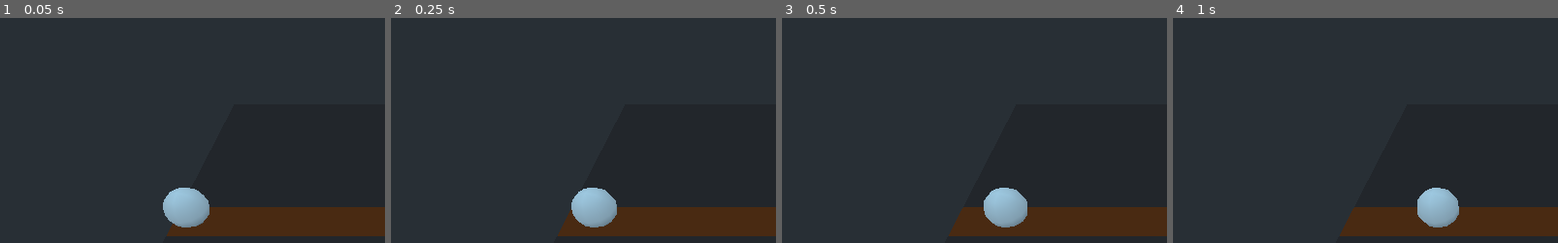
Above: before the commit, frames 1-4 (left to right).
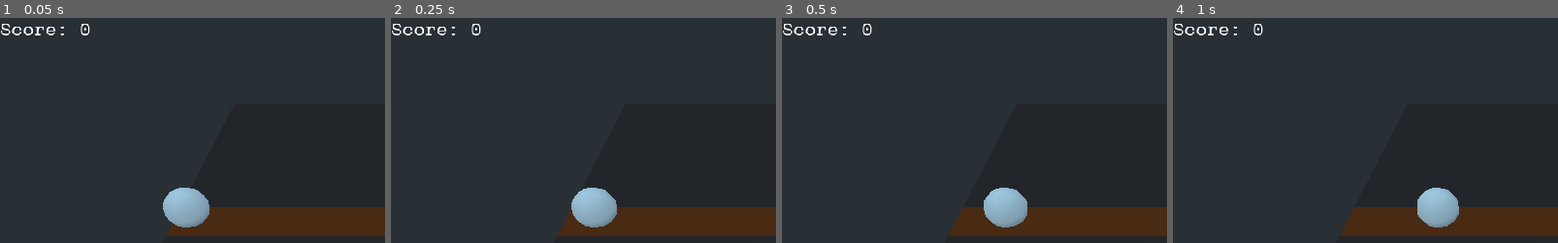
Above: after the commit, the same moments.

Repository: doctor-g/LD51
Game: Godot game, scene res://World.tscn
The game is run twice, just before and just after one commit, with the same random seed, the same clock (stepped at 60 frames per second) and the same inputs.
Inputs (mouse positions are % of the whole screen's width and height, from its top left):
- Up to frame 1 (0.05 s): no input
- Up to frame 2 (0.25 s): no input
- Up to frame 3 (0.5 s): no input
- Up to frame 4 (1 s): move the mouse to (72, 45) at 0.52 s; click (72, 45) at 0.67 s
The pictures show only the part of the screen within x 0-50%, y 0-50%; the shares and areas given below are measured in that part.

The runs differ from the first frame. In frame 1, 0.4% of the frame differs, in the area x 0-24%, y 2-8%; in frame 2, 0.4%; in frame 3, 0.4%; in frame 4, 0.4%.

Commit message:
Show points earned for destroying evil sphere

Diff:
--- a/project/Enemies/Sphere.gd
+++ b/project/Enemies/Sphere.gd
@@ -1,8 +1,10 @@
 extends Spatial
 
 export var health := 100.0
+export var points := 100
 
 func damage(amount:float)->void:
 	health -= amount
 	if health <= 0:
+		PlayerStats.score += points
 		queue_free()
--- /dev/null
+++ b/project/Level/PlayerStats.gd
@@ -0,0 +1,3 @@
+extends Node
+
+var score : int = 0
--- /dev/null
+++ b/project/UI/HUD.gd
@@ -0,0 +1,6 @@
+extends Control
+
+onready var _score_label := find_node("ScoreLabel")
+
+func _process(_delta):
+	_score_label.text = "Score: %d" % PlayerStats.score
--- /dev/null
+++ b/project/UI/HUD.tscn
@@ -0,0 +1,22 @@
+[gd_scene load_steps=5 format=2]
+
+[ext_resource path="res://UI/SpaceMono-Regular.ttf" type="DynamicFontData" id=1]
+[ext_resource path="res://UI/HUD.gd" type="Script" id=2]
+
+[sub_resource type="DynamicFont" id=1]
+size = 24
+font_data = ExtResource( 1 )
+
+[sub_resource type="Theme" id=2]
+default_font = SubResource( 1 )
+
+[node name="HUD" type="Control"]
+anchor_right = 1.0
+anchor_bottom = 1.0
+theme = SubResource( 2 )
+script = ExtResource( 2 )
+
+[node name="ScoreLabel" type="Label" parent="."]
+margin_right = 40.0
+margin_bottom = 36.0
+text = "Score:XYZ"
--- a/project/World.tscn
+++ b/project/World.tscn
@@ -1,6 +1,7 @@
-[gd_scene load_steps=2 format=2]
+[gd_scene load_steps=3 format=2]
 
 [ext_resource path="res://Level/Level.tscn" type="PackedScene" id=1]
+[ext_resource path="res://UI/HUD.tscn" type="PackedScene" id=2]
 
 [node name="World" type="Spatial"]
 
@@ -8,3 +9,6 @@
 transform = Transform( 1, 0, 0, 0, 0.597513, 0.801859, 0, -0.801859, 0.597513, 0, 6.85718, 5.41004 )
 
 [node name="Level" parent="." instance=ExtResource( 1 )]
+
+[node name="HUD" parent="." instance=ExtResource( 2 )]
+mouse_filter = 2
--- a/project/project.godot
+++ b/project/project.godot
@@ -13,6 +13,10 @@
 config/name="LD51"
 run/main_scene="res://World.tscn"
 config/icon="res://icon.png"
+
+[autoload]
+
+PlayerStats="*res://Level/PlayerStats.gd"
 
 [gui]
 
Binary file added: project/UI/SpaceMono-Regular.ttf
Not shown, added: README.md
Not shown, added: licenses/Space_Mono/OFL.txt
